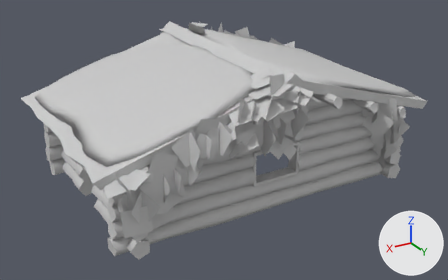
A saved change to the FBX model Assets/_GreenLeaves/Models/Cabin/SM_Cabin.fbx.
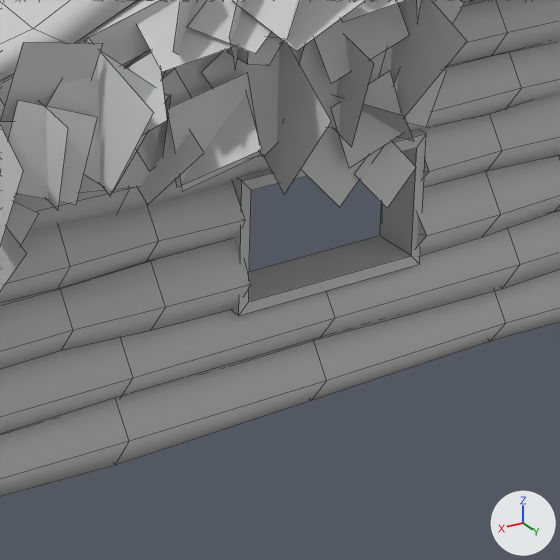
The first picture shows the older version from a 50 mm lens placed at (0.724, 1.211, 0.686), pointed at (0.014, 0.029, 0.095). The close-ups show both versions on the part from 43% to 74% of the width and 39% to 88% of the height of that picture; other places that the commit changed are outside them. Lighting does not change. The marker at lower right points along +X, +Y and +Z. The close-ups show mesh edges as thin lines.

Objects in the first close-up: 'Cabin', 'Ivy'.
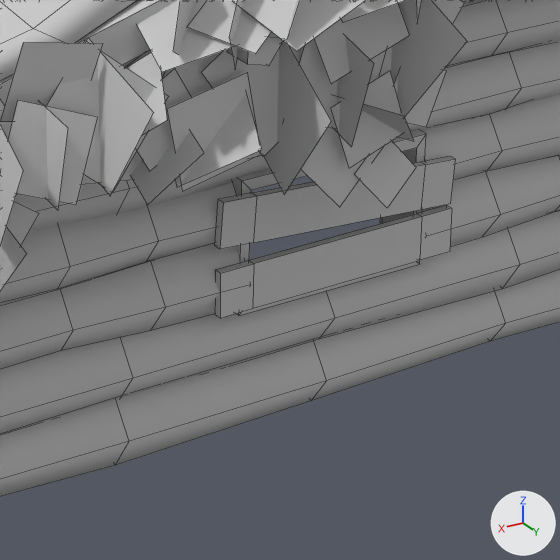
The newer file is also turned or shifted as a whole; pictures and numbers use the older file's frame.

What differs and where, as boxes [x1, y1, x2, y2] in the close-ups (560 x 560 px; the box of a moved part takes in the faces that stretch with it):
part 1 of me_mesh_001, moved or reshaped: before [80, 104, 169, 193]; after [82, 151, 142, 185]
part 2 of me_mesh, added: after [215, 205, 452, 318]
part 3 of me_mesh, added: after [215, 156, 456, 249]

What the commit changed:
me_mesh_001 has 720 vertices, 180 faces and spans x -19.6..18.8, y -1.1..19.4, z -18.1..17.2.
me_mesh_001 is used by ob_ivy; parent ob_cabin; location (0.0, 0.0, 0.0).
me_mesh_001 part 1: the loose piece of 4 vertices spanning x -16.2, y 10.7..13.8, z 5.7..7.9 is moved by (0.6, 0.0, 0.2).
me_mesh is used by ob_cabin; location (0.0, 0.0, 0.0); rotation (-1.571, 0.0, 1.571), in degrees (-90, 0, 90); scale (-0.0171, -0.0171, -0.0237).
me_mesh had 1819 vertices, 1764 faces and spanned x -18.6..18.6, y -0.5..18.9, z -17.9..17.9.
me_mesh now has 1851 vertices, 1792 faces and spans x -18.6..18.6, y -0.5..18.9, z -17.9..17.9.
me_mesh part 2: a new loose piece of 16 vertices spanning x -13.9..-13.6, y 4.5..6.1, z -3.0..3.3, in mat_material__706 (its picture is missing).
me_mesh part 3: a new loose piece of 16 vertices spanning x -13.9..-13.6, y 6.3..8.4, z -3.0..3.3, in mat_material__706 (its picture is missing).
